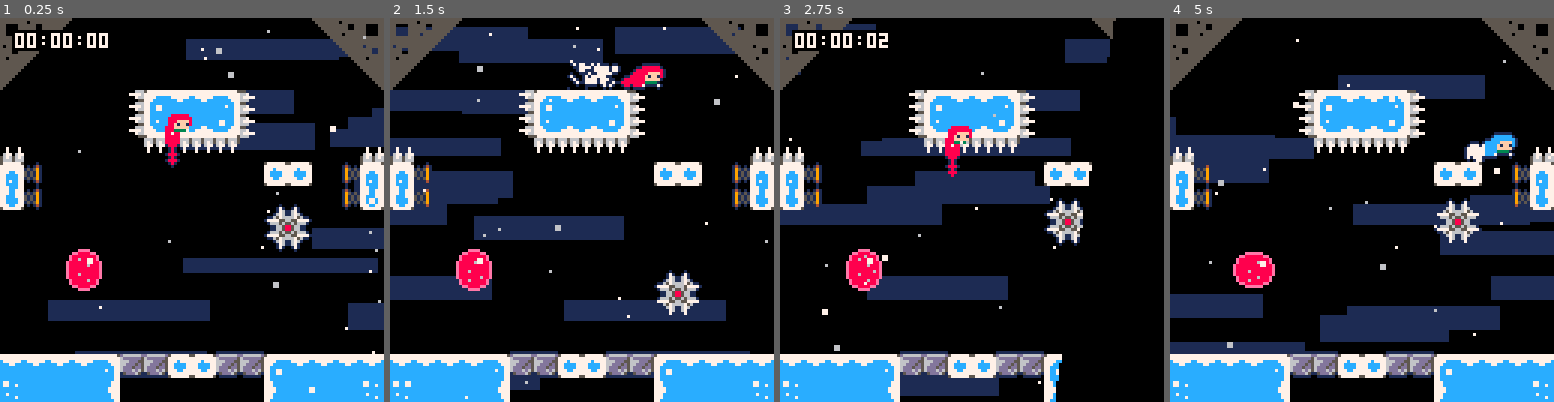
Above: before the commit, frames 1-4 (left to right).
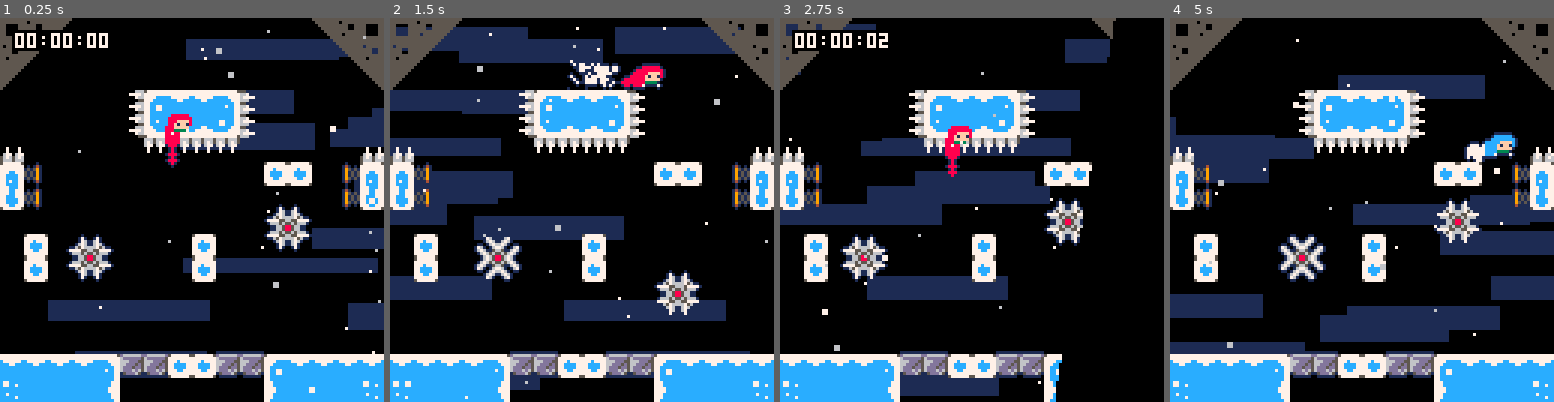
Above: after the commit, the same moments.

Repository: CelesteClassic/newleste.p8
Game: PICO-8 cartridge temple.p8
Two runs of this game, one before a commit and one after it. Both use one fixed random seed, a clock stepped at 60 frames per second and the inputs below.
Inputs:
- Up to frame 1 (0.25 s): no input
- Up to frame 2 (1.5 s): tap X (X key) at 0.33, 1.07 s; tap O (Z key) at 0.7 s
- Up to frame 3 (2.75 s): hold Right 1.6-2.1 s; tap O (Z key) at 1.7, 2.1, 2.5 s; tap X (X key) at 1.85 s; hold Up 2.15-2.42 s; hold Right from 2.47 s (still down)
- Up to frame 4 (5 s): tap O (Z key) every 0.4 s from 2.9 to 4.9 s; tap X (X key) at 2.97, 4.08 s; release Right at 3.03 s; hold Left 3.08-3.58 s; hold Down 3.63-3.97 s; hold Right 4.02-4.68 s; hold Up from 4.73 s (still down)

The runs differ from the first frame. In frame 1, 2.8% of the frame differs, in the area x 6-57%, y 56-72%; in frame 2, 3.2%; in frame 3, 2.8%; in frame 4, 3.5%, in the area x 6-57%, y 56-71%.

Commit message:
Revert "very basic bubble gfx code stolen from ridge" whoops commited to wrong branch
This reverts commit 089e7d168fcd6895fc6ded6d04fc5c845933ea39.

Diff:
--- a/temple.p8
+++ b/temple.p8
@@ -231,10 +231,8 @@
       -- dash
       local d_full=5
       local d_half=3.5355339059 -- 5 * sqrt(2)
-      -- <red_bubble> --
-      if this.djump>0 and dash or this.do_dash then
-        this.do_dash=false
-      -- </red_bubble> --
+
+      if this.djump>0 and dash then
         this.init_smoke()
         this.djump-=1
         this.dash_time=4
@@ -818,66 +816,6 @@
     end
   end
 }
-
-red_bubble={
-  init=function(this)
-    this.t=0
-    this.timer=0
-    this.shake=0
-    this.dead_timer=0
-    this.hitbox=rectangle(0,0,12,12)
-    this.outline=false --maybe add an extra black outline, or remove this?
-  end,
-  update=function(this)
-    local hit=this.player_here()
-    if hit and not this.invisible then
-      hit.invisible=true
-      hit.spd=vector(0,0)
-      hit.rem=vector(0,0)
-      hit.dash_time=0
-      if this.timer==0 then
-        this.timer=1
-        this.shake=5
-      end
-      hit.x,hit.y=this.x+1,this.y+1
-      this.timer+=1
-      if btnp(❎) then
-        hit.invisible=false
-        hit.djump=max_djump+1
-        hit.do_dash=true
-        this.invisible=true
-        this.timer=0
-      end
-    elseif this.invisible then
-      this.dead_timer+=1
-      if this.dead_timer==60 then
-        this.dead_timer=0
-        this.invisible=false
-        this.init_smoke()
-      end
-    end
-  end,
-  draw=function(this)
-    this.t+=0.05
-  	local x,y,t=this.x,this.y,this.t
-    if this.shake>0 then
-      this.shake-=1
-      x+=rnd(2)-1
-      y+=rnd(2)-1
-    end
-    local sx=sin(t)>=0.5 and 1 or 0
-    local sy=sin(t)<-0.5 and 1 or 0
-    for f in all({ovalfill,oval}) do
-      f(x-2-sx,y-2-sy,x+9+sx,y+9+sy,f==oval and 14 or 8)
-    end
-  	for dx=2,5 do
-      local _t=(5*t+3*dx)%8
-      local bx=sgn(dx-4)*round(sin(_t/16))
-      rectfill(x+dx-bx,y+8-_t,x+dx-bx,y+8-_t,6)
-  	end
-  	rectfill(x+5+sx,y+1-sy,x+6+sx,y+2-sy,7)
-  end
-}
 psfx=function(num)
   if sfx_timer<=0 then
    sfx(num)
@@ -897,9 +835,7 @@
   [64]=key,
   [80]=keydoor,
   [112]=spinner,
-  [113]=spinner,
-  [67]=red_bubble
-
+  [113]=spinner
 }
 
 -- [object functions]
@@ -1334,12 +1270,8 @@
 end
 
 function draw_object(obj)
-  -- <red_bubble> --
-  if not obj.invisible then
-    srand(obj.draw_seed);
-    (obj.type.draw or draw_obj_sprite)(obj)
-  end
-  -- </red_bubble> --
+  srand(obj.draw_seed);
+  (obj.type.draw or draw_obj_sprite)(obj)
 end
 
 function draw_obj_sprite(obj)
@@ -1516,14 +1448,14 @@
 777cc7777777ccccc777777ccccc77777777ccc7777777777ccc777777cccc77cc7ccccc55555500005555555505555555555555000000000000000000000000
 777cc777777777777777777777777777777777777777777777777777777cc777ccccc7cc55555550055555555555555555555555000000000000000000000000
 77cccc7757777777777777777777777557777777777777777777777557777775cccccccc55555555555555555555555555555555000000000000000000000000
-0aaaaa0000aaa000000a000000666600000000000000000000000000000000000000000000000000000000000000000000000000000000000000000000000000
-0a000a0000a0a000000a000006888860000000000000000000000000000000000000000000000000000000000000000000000000000000000000000000000000
-0a909a0000a0a000000a000068887786000000000000000000000000000000000000000000000000000000000000000000000000000000000000000000000000
-09aaa900009a9000000a000068887786000000000000000000000000000000000000000000000000000000000000000000000000000000000000000000000000
-000a0000000a0000000a000068888886000000000000000000000000000000000000000000000000000000000000000000000000000000000000000000000000
-099a0000009a0000000a000068888886000000000000000000000000000000000000000000000000000000000000000000000000000000000000000000000000
-009a0000000a0000000a000006888860000000000000000000000000000000000000000000000000000000000000000000000000000000000000000000000000
-0aaa0000009a0000000a000000666600000000000000000000000000000000000000000000000000000000000000000000000000000000000000000000000000
+0aaaaa0000aaa000000a000000000000000000000000000000000000000000000000000000000000000000000000000000000000000000000000000000000000
+0a000a0000a0a000000a000000000000000000000000000000000000000000000000000000000000000000000000000000000000000000000000000000000000
+0a909a0000a0a000000a000000000000000000000000000000000000000000000000000000000000000000000000000000000000000000000000000000000000
+09aaa900009a9000000a000000000000000000000000000000000000000000000000000000000000000000000000000000000000000000000000000000000000
+000a0000000a0000000a000000000000000000000000000000000000000000000000000000000000000000000000000000000000000000000000000000000000
+099a0000009a0000000a000000000000000000000000000000000000000000000000000000000000000000000000000000000000000000000000000000000000
+009a0000000a0000000a000000000000000000000000000000000000000000000000000000000000000000000000000000000000000000000000000000000000
+0aaa0000009a0000000a000000000000000000000000000000000000000000000000000000000000000000000000000000000000000000000000000000000000
 06d6667006666d600000000000000000000000000000000000000000000000000000000000000000000000000000000000000000000000000000000000000000
 6d666d6006d766d60000000000000000000000000000000000000000000000000000000000000000000000000000000000000000000000000000000000000000
 d66dd8d00d8dd66d0000000000000000000000000000000000000000000000000000000000000000000000000000000000000000000000000000000000000000
@@ -1691,8 +1623,8 @@
 2708000000000000000000202000082700000000000000000000000000000000000000000000000000000000000000000000000000000000000000000000000000000000000000000000000000000000000000000000000000000000000000000000000000000000000000000000000000000000000000000000000000000000
 3708000000000000000000710000083700000000000000000000000000000000000000000000000000000000000000000000000000000000000000000000000000000000000000000000000000000000000000000000000000000000000000000000000000000000000000000000000000000000000000000000000000000000
 0000000000000000000000000000000000000000000000000000000000000000000000000000000000000000000000000000000000000000000000000000000000000000000000000000000000000000000000000000000000000000000000000000000000000000000000000000000000000000000000000000000000000000
-0000000000000000000000000000000000000000000000000000000000000000000000000000000000000000000000000000000000000000000000000000000000000000000000000000000000000000000000000000000000000000000000000000000000000000000000000000000000000000000000000000000000000000
-00000043000000000000000000000000000000000a0000000000000000000000000000000000000000000000000000000000000000000000000000000000000000000000000000000000000000000000000000000000000000000000000000000000000000000000000000000000000000000000000000000000000000000000
+0020700000000000200000000000000000000000000000000000000000000000000000000000000000000000000000000000000000000000000000000000000000000000000000000000000000000000000000000000000000000000000000000000000000000000000000000000000000000000000000000000000000000000
+00200000000000002000000000000000000000000a0000000000000000000000000000000000000000000000000000000000000000000000000000000000000000000000000000000000000000000000000000000000000000000000000000000000000000000000000000000000000000000000000000000000000000000000
 0000000000000000000000000000000000000000000000000000000000000000000000000000000000000000000000000000000000000000000000000000000000000000000000000000000000000000000000000000000000000000000000000000000000000000000000000000000000000000000000000000000000000000
 0000000000000000000000000000000000000000000000000000000000000000000000000000000000000000000000000000000000000000000000000000000000000000000000000000000000000000000000000000000000000000000000000000000000000000000000000000000000000000000000000000000000000000
 0000000000000000000000000000000001000000000000000000000000000000000000000000000000000000000000000000000000000000000000000000000000000000000000000000000000000000000000000000000000000000000000000000000000000000000000000000000000000000000000000000000000000000
